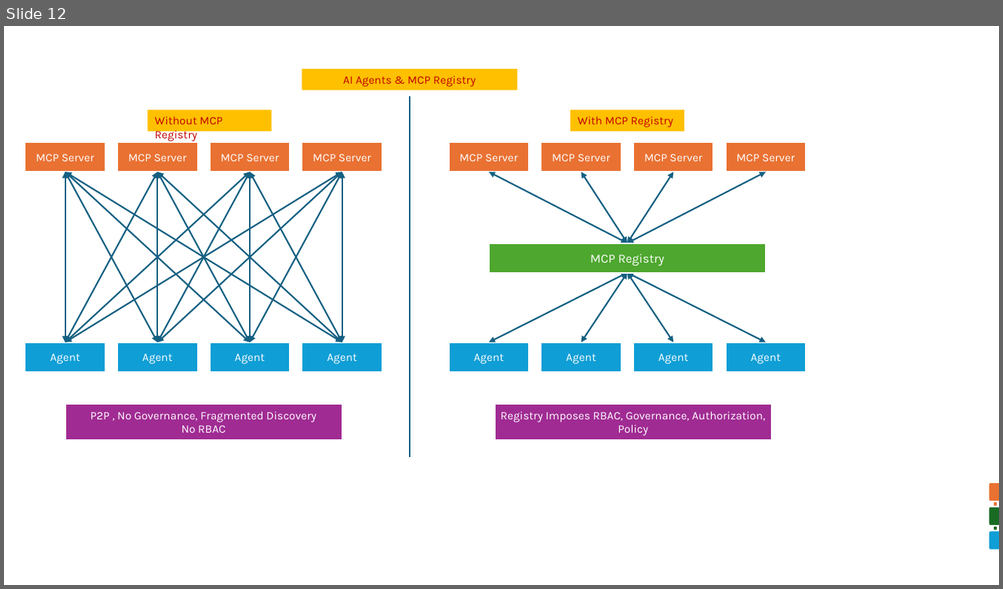
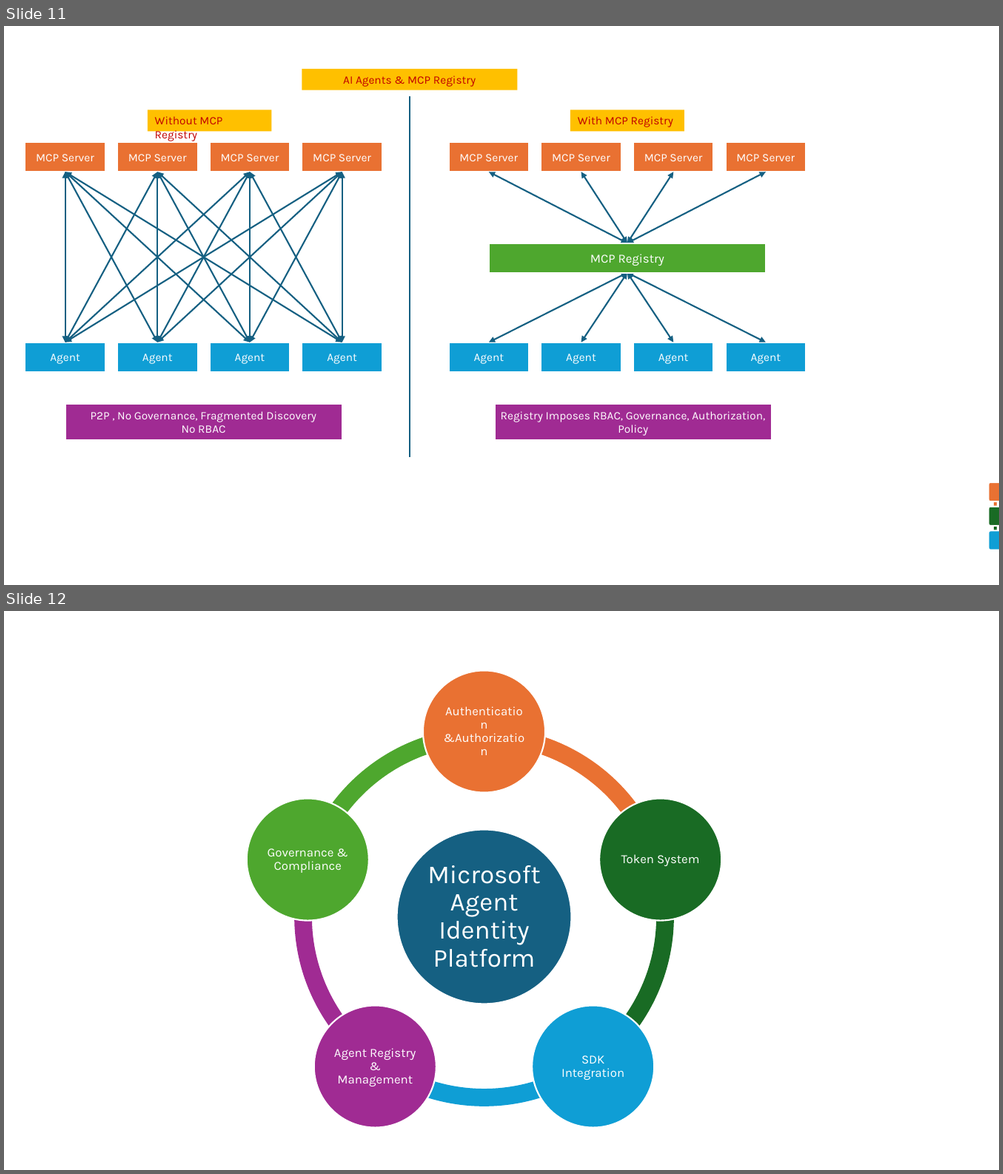
Before and after one commit to pravinchandankhede/pravinchandankhede.github.io, a slide deck: assets/files/Presentation1.pptx. Shown one above the other, each under a label of ours: slide 12 before the commit, slides 11 and 12 after it. The pictures are 1003x589 and 1003x1174 pixels, drawn with LibreOffice and Linux fonts; fonts in the diff are those of the drawing. Boxes give left, top, right and bottom in pixels: in the first picture for what was removed or moved away, otherwise in the second. Text is boxed around its words. In the diff, an @@ line names an element or a change of style, - is before the commit and + after.

```diff
--- a/assets/files/Presentation1.pptx
+++ b/assets/files/Presentation1.pptx
@@ slide 12 added at (4, 611, 999, 1170), background #FFFFFF @@
@@ group added at (247, 671, 722, 1128): 6 ellipses, 6 texts, 5 arch (boxed as its full ring)s @@
+Microsoft Agent Identity Platform
+Authentication &Authorization
+Token System
+SDK Integration
+Agent Registry & Management
+Governance & Compliance
@@ what was slide 12 is now slide 11 @@
```
Also in this commit, not shown: 1 slide removed.
